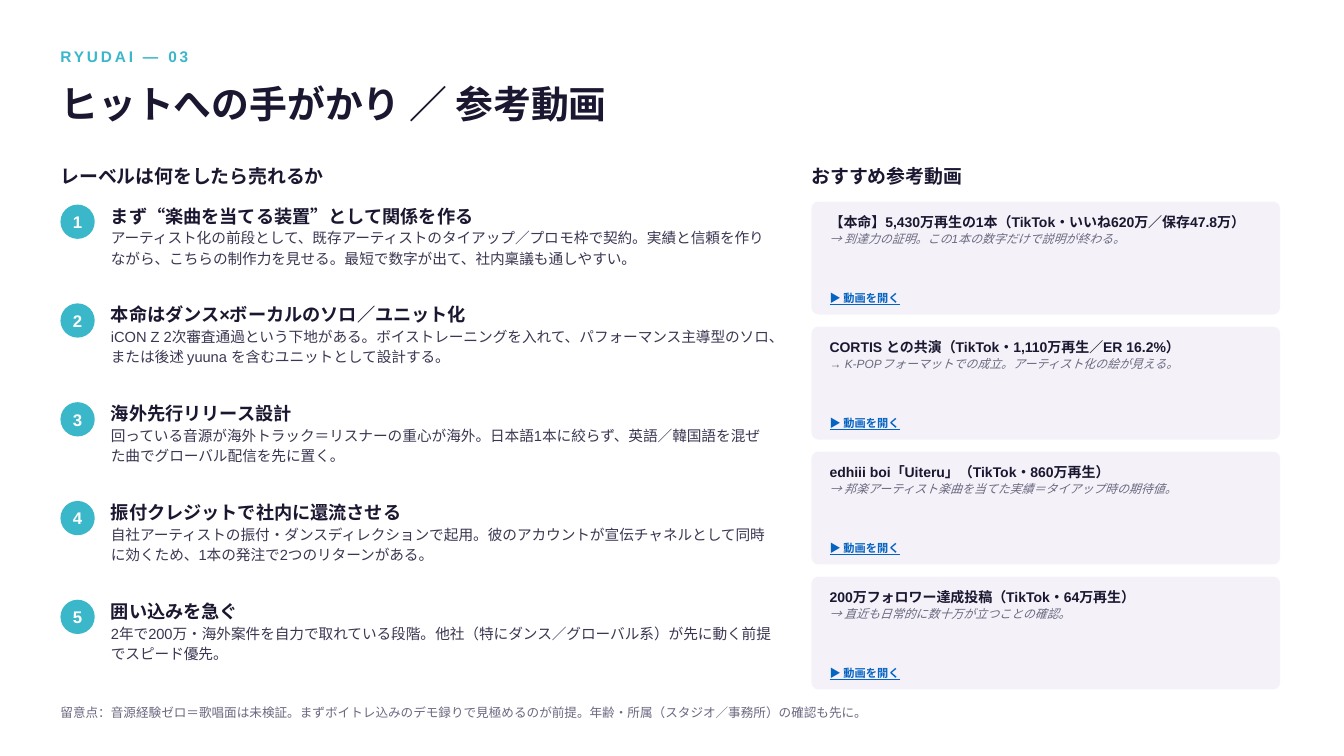
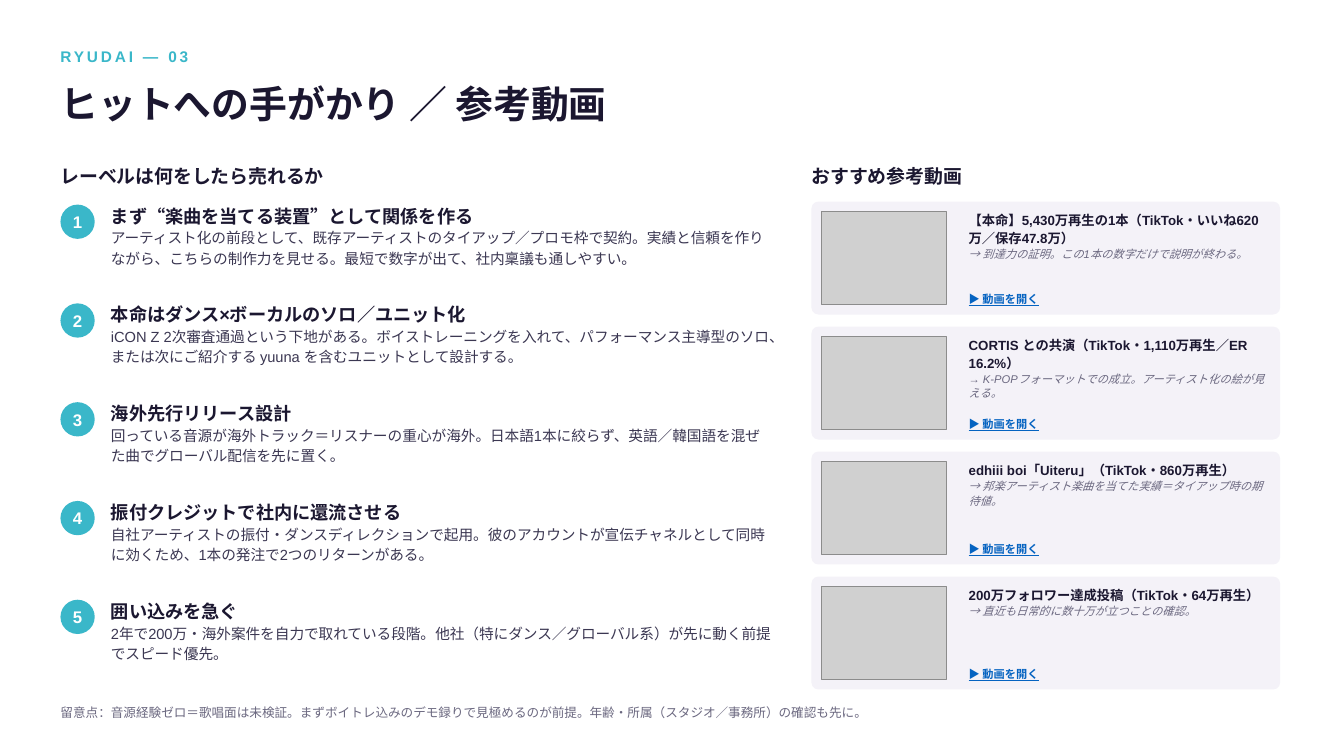
Before and after one commit to eiken0216/claude, a slide deck: slide 10 of presentations/2026-07-27-new-artist/新人プレゼン資料_2026-07-27.pptx. Drawn at 1344x756 pixels with LibreOffice and Linux fonts; fonts in the diff are those of the drawing; grey boxes stand for pictures. Boxes give left, top, right and bottom in pixels: in the first picture for what was removed or moved away, otherwise in the second. Text is boxed around its words. In the diff, an @@ line names an element or a change of style, - is before the commit and + after.

```diff
--- a/presentations/2026-07-27-new-artist/新人プレゼン資料_2026-07-27.pptx
+++ b/presentations/2026-07-27-new-artist/新人プレゼン資料_2026-07-27.pptx
@@ picture added at box(822, 212, 947, 304) @@
@@ text "【本命】5,430万再生の1本（TikTok・いいね620万／保存47.8万）": place and size @@
-text "【本命】5,430万再生の1本（TikTok・いいね620万／保存47.8万）" at box(830, 215, 1246, 244)
+text "【本命】5,430万再生の1本（TikTok・いいね620万／保存47.8万）" at box(969, 213, 1259, 259)
@@ text "【本命】5,430万再生の1本（TikTok・いいね620万／保存47.8万）" at box(969, 213, 1259, 259): size 10 to 9.5 pt in "【本命】5,430万再生の1本（TikTok・いいね620万／保存47.8万）"; size 8.5 to 8 pt in "→ 到達力の証明。この1本の数字だけで説明が終わる。" @@
@@ text "▶ 動画を開く": place and size @@
-text "▶ 動画を開く" at box(843, 291, 899, 306)
+text "▶ 動画を開く" at box(982, 292, 1038, 307)
@@ text at box(111, 330, 784, 365): text changed @@
-iCON Z 2次審査通過という下地がある。ボイストレーニングを入れて、パフォーマンス主導型のソロ、または後述 yuuna を含むユニットとして設計する。
+iCON Z 2次審査通過という下地がある。ボイストレーニングを入れて、パフォーマンス主導型のソロ、または次にご紹介する yuuna を含むユニットとして設計する。
@@ picture added at box(822, 337, 947, 430) @@
@@ text "CORTIS との共演（TikTok・1,110万再生／ER 16.2%）": place and size @@
-text "CORTIS との共演（TikTok・1,110万再生／ER 16.2%）" at box(830, 340, 1180, 369)
+text "CORTIS との共演（TikTok・1,110万再生／ER 16.2%）" at box(969, 338, 1264, 398)
@@ text "CORTIS との共演（TikTok・1,110万再生／ER 16.2%）" at box(969, 338, 1264, 398): size 10 to 9.5 pt in "CORTIS との共演（TikTok・1,110万再生／ER 16.2%）"; size 8.5 to 8 pt in "→ K-POPフォーマットでの成立。アーティスト化の絵が見える。" @@
@@ text "▶ 動画を開く": place and size @@
-text "▶ 動画を開く" at box(843, 416, 899, 431)
+text "▶ 動画を開く" at box(982, 417, 1038, 432)
@@ picture added at box(822, 462, 947, 555) @@
@@ text "edhiii boi「Uiteru」（TikTok・860万再生）": place and size @@
-text "edhiii boi「Uiteru」（TikTok・860万再生）" at box(830, 466, 1177, 494)
+text "edhiii boi「Uiteru」（TikTok・860万再生）" at box(969, 464, 1262, 506)
@@ text "edhiii boi「Uiteru」（TikTok・860万再生）" at box(969, 464, 1262, 506): size 10 to 9.5 pt in "edhiii boi「Uiteru」（TikTok・860万再生）"; size 8.5 to 8 pt in "→ 邦楽アーティスト楽曲を当てた実績＝タイアップ時の期待値。" @@
@@ text "▶ 動画を開く": place and size @@
-text "▶ 動画を開く" at box(843, 666, 899, 681)
+text "▶ 動画を開く" at box(982, 542, 1038, 557)
@@ picture added at box(822, 587, 947, 680) @@
@@ text "200万フォロワー達成投稿（TikTok・64万再生）": place and size @@
-text "200万フォロワー達成投稿（TikTok・64万再生）" at box(830, 591, 1136, 619)
+text "200万フォロワー達成投稿（TikTok・64万再生）" at box(969, 589, 1260, 616)
@@ text "200万フォロワー達成投稿（TikTok・64万再生）" at box(969, 589, 1260, 616): size 10 to 9.5 pt in "200万フォロワー達成投稿（TikTok・64万再生）"; size 8.5 to 8 pt in "→ 直近も日常的に数十万が立つことの確認。" @@
@@ text "▶ 動画を開く": place and size @@
-text "▶ 動画を開く" at box(843, 541, 899, 556)
+text "▶ 動画を開く" at box(982, 667, 1038, 682)
```
Also in this commit, not shown: 8 other slides changed, 4 slides removed, 29 other files.
